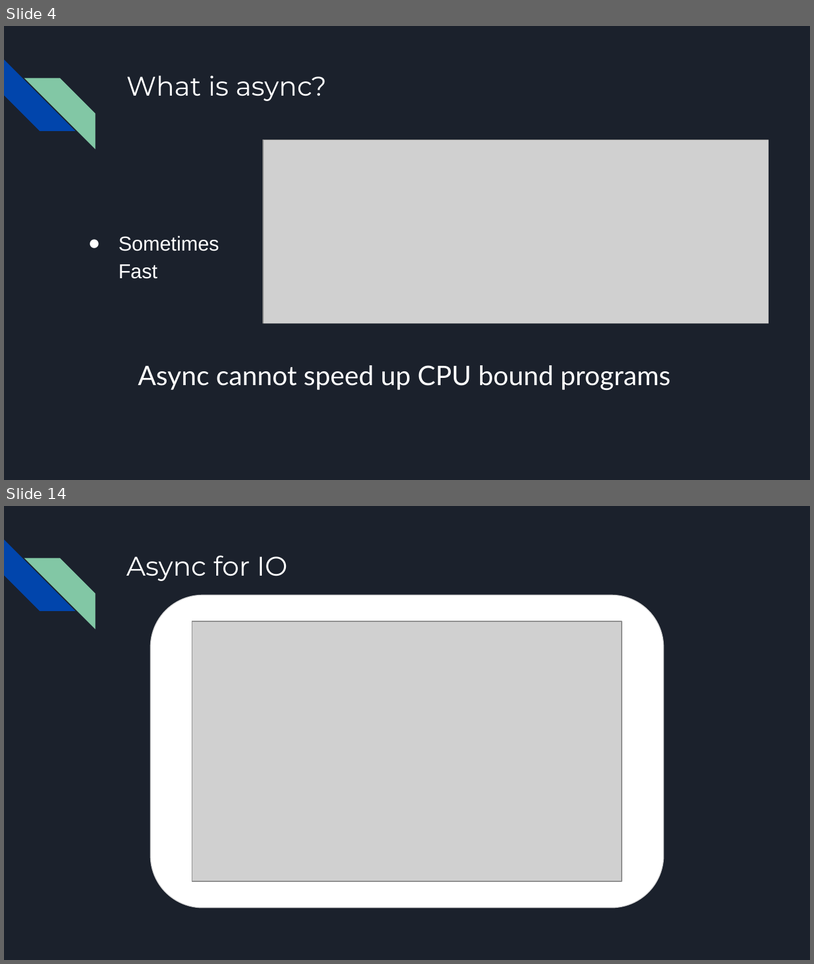
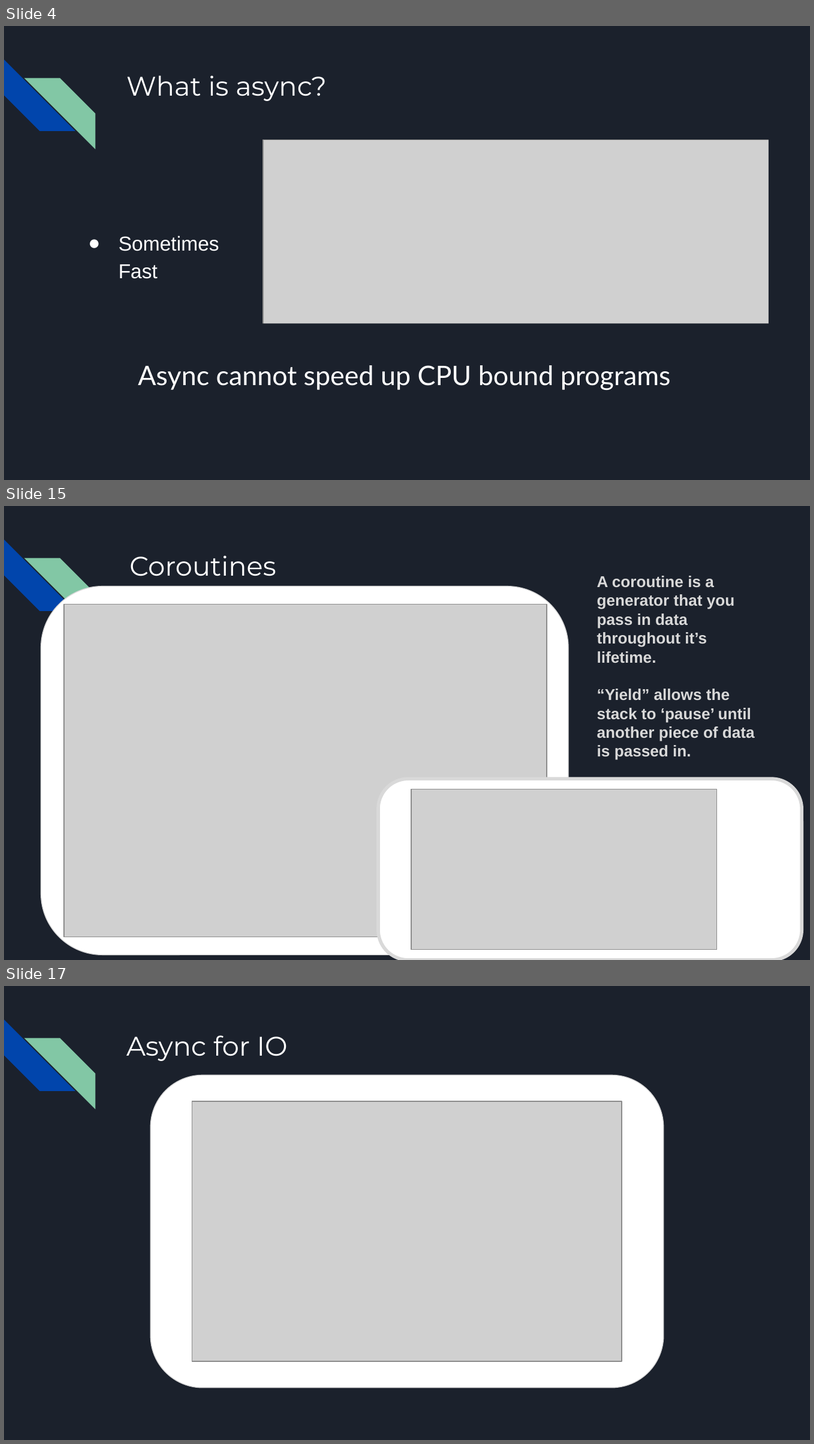
Before and after one commit to tylerjohnhaden/AsyncPresentation, a slide deck: AsyncPresentation.pptx. Shown one above the other, each under a label of ours: slides 4 and 14 before the commit, slides 4, 15 and 17 after it; the slides between them are not shown. The pictures are 814x964 and 814x1444 pixels, drawn with LibreOffice and Linux fonts; fonts in the diff are those of the drawing; grey boxes stand for pictures. Boxes give left, top, right and bottom in pixels: in the first picture for what was removed or moved away, otherwise in the second. Text is boxed around its words. In the diff, an @@ line names an element or a change of style, - is before the commit and + after.

```diff
--- a/AsyncPresentation.pptx
+++ b/AsyncPresentation.pptx
@@ slide 15 added at (4, 506, 810, 960), background #1B212C; not listed: 2 template elements that a slide beside it also shows @@
@@ title added at (129, 555, 276, 576), 24 pt, text #FFFFFF @@
+Coroutines
@@ text added at (597, 576, 755, 760), 14 pt, text #D9D9D9, bold @@
+A coroutine is a generator that you pass in data throughout it’s lifetime.
+“Yield” allows the stack to ‘pause’ until another piece of data is passed in.
@@ rounded rectangle added at (41, 586, 569, 954), fill #FFFFFF, outline #D9D9D9 0.75 pt @@
@@ picture added at (65, 604, 548, 937) @@
@@ rounded rectangle added at (378, 778, 801, 959), fill #FFFFFF, outline #D9D9D9 3 pt @@
@@ picture added at (411, 789, 717, 949) @@
@@ what was slide 14 is now slide 17 @@
```
Also in this commit, not shown: 3 slides changed, 13 other slides added, 10 slides removed.
